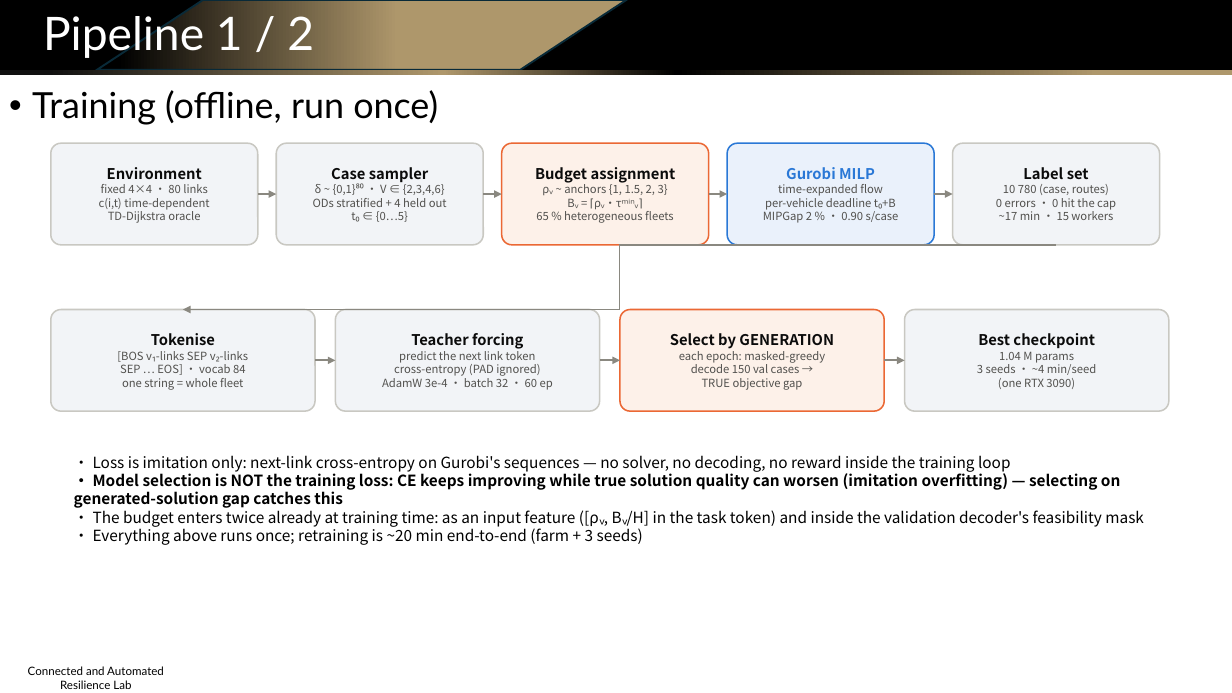
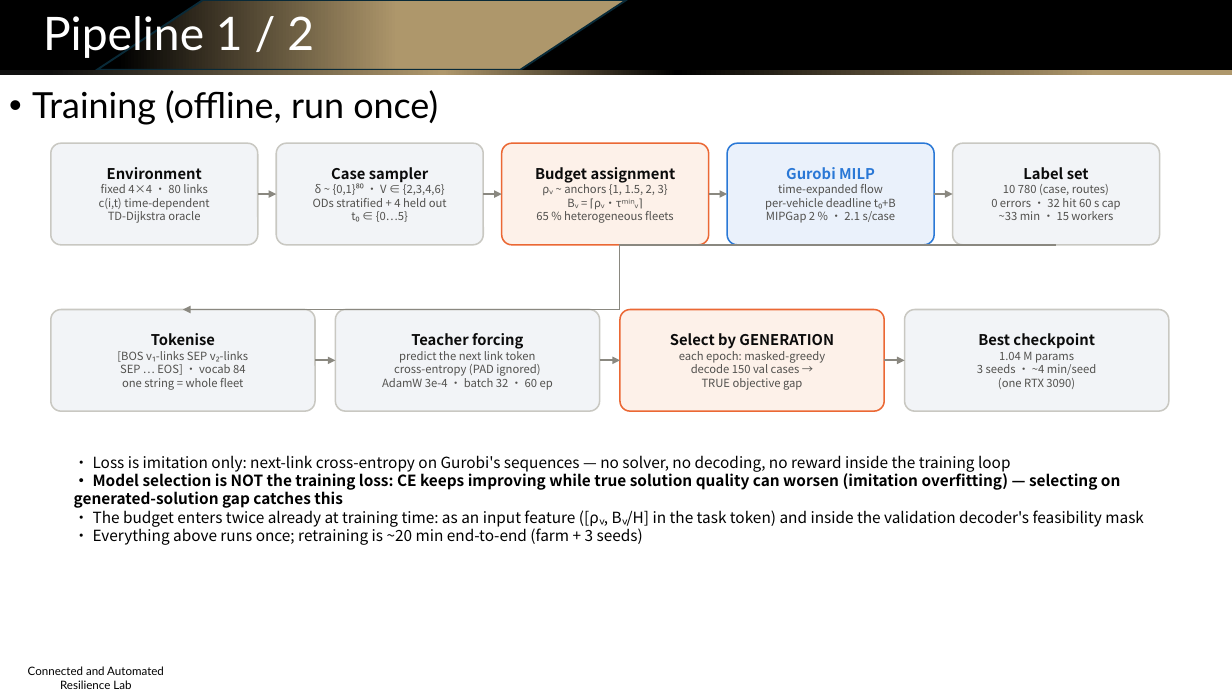
Before and after one commit to Dylan-Wyl10/RoboSense, a slide deck: slide 15 of experiments/20260804-budget-conditioning/ppt/sensing_routing_method_and_results.pptx. Drawn at 1232x693 pixels with LibreOffice and Linux fonts; fonts in the diff are those of the drawing; background and template pictures are left out. Boxes give left, top, right and bottom in pixels: in the first picture for what was removed or moved away, otherwise in the second. Text is boxed around its words. In the diff, an @@ line names an element or a change of style, - is before the commit and + after.

```diff
--- a/experiments/20260804-budget-conditioning/ppt/sensing_routing_method_and_results.pptx
+++ b/experiments/20260804-budget-conditioning/ppt/sensing_routing_method_and_results.pptx
@@ text in rounded rectangle at <box>765,184,896,223</box>: text changed @@
-time-expanded flow
-per-vehicle deadline t₀+B
-MIPGap 2 % · 0.90 s/case
+time-expanded flow
+per-vehicle deadline t₀+B
+MIPGap 2 % · 2.1 s/case
@@ text in rounded rectangle at <box>991,184,1121,220</box>: text changed @@
-10 780 (case, routes)
-0 errors · 0 hit the cap
-~17 min · 15 workers
+10 780 (case, routes)
+0 errors · 32 hit 60 s cap
+~33 min · 15 workers
```
Also in this commit, not shown: 12 other slides changed, 26 other files.
